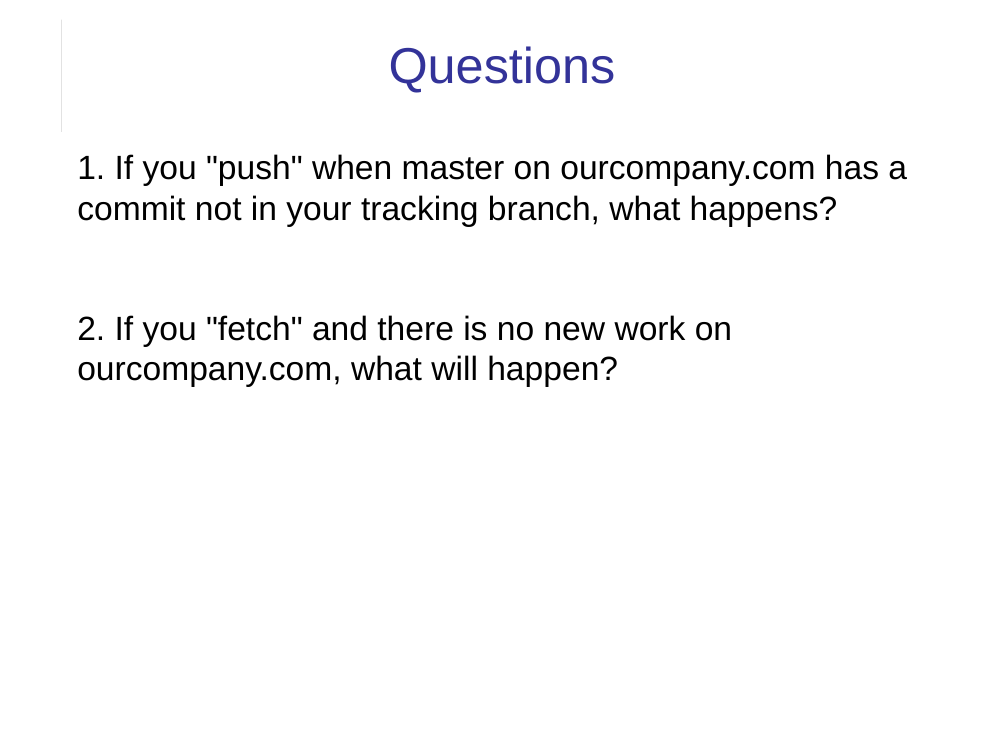
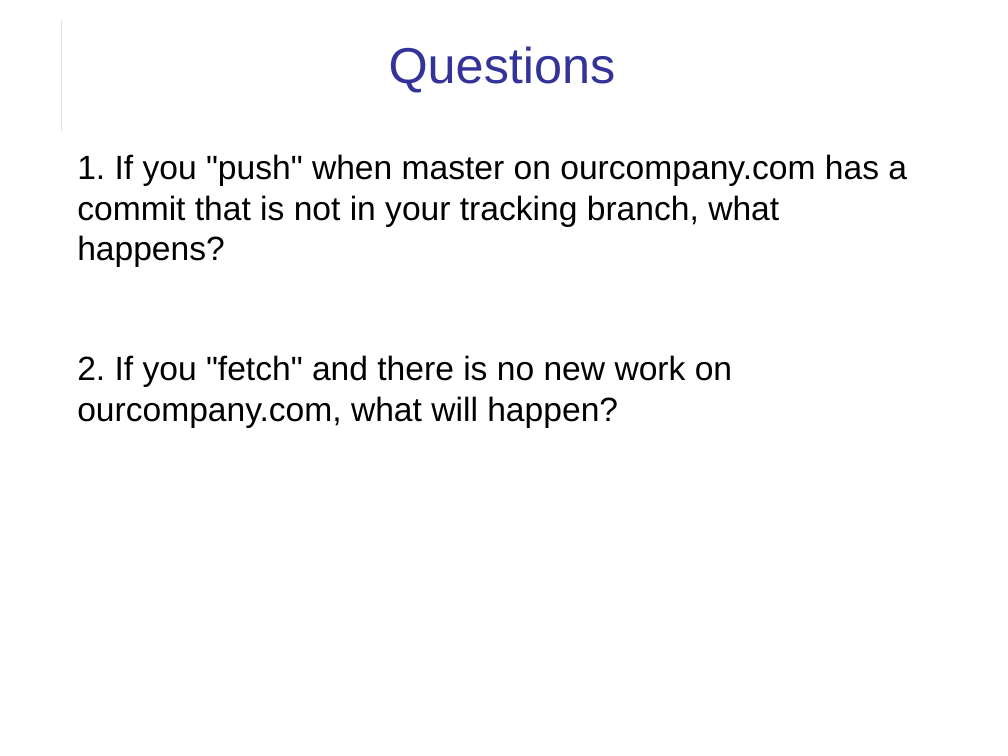
Before and after one commit to cpske/ISP, a slide deck: slide 19 of git/Git-Remotes.odp. Drawn at 1008x756 pixels with LibreOffice and Linux fonts; fonts in the diff are those of the drawing. Boxes give left, top, right and bottom in pixels: in the first picture for what was removed or moved away, otherwise in the second. Text is boxed around its words. In the diff, an @@ line names an element or a change of style, - is before the commit and + after.

```diff
--- a/git/Git-Remotes.odp
+++ b/git/Git-Remotes.odp
@@ text at [77, 154, 907, 267]: text changed @@
-1. If you "push" when master on ourcompany.com has a commit not in your tracking branch, what happens?
+1. If you "push" when master on ourcompany.com has a commit that is not in your tracking branch, what happens?
```
Also in this commit, not shown: 3 other slides changed, 10 other files.
